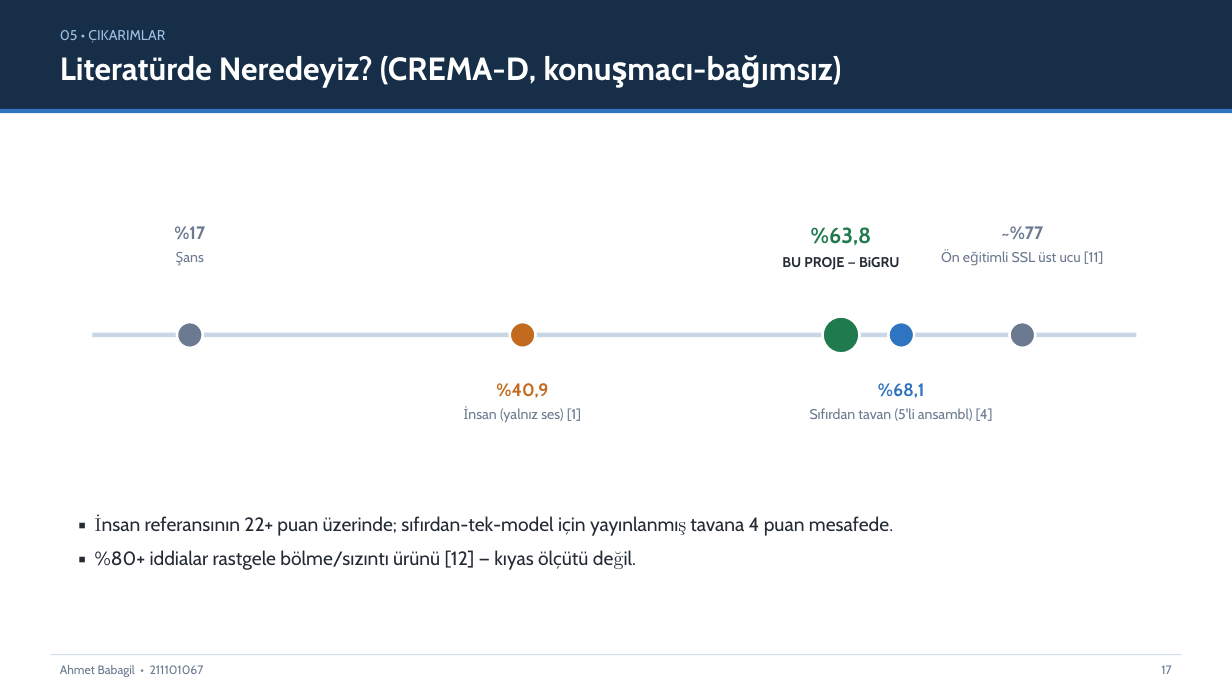
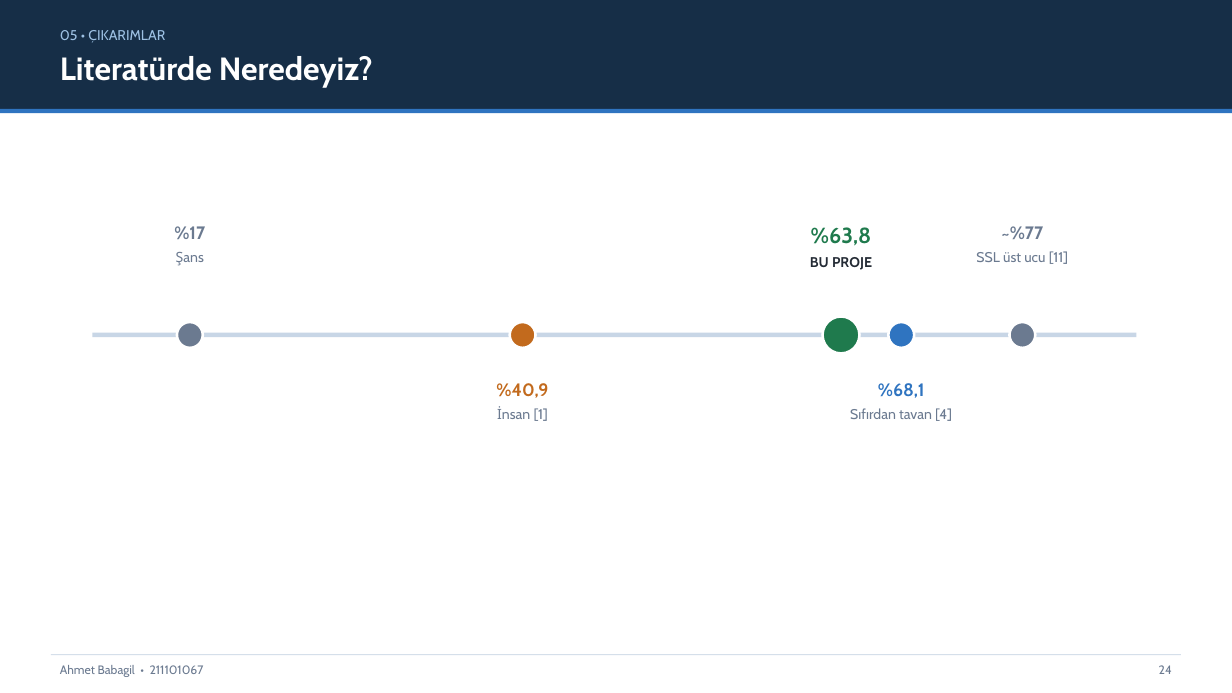
Before and after one commit to AhmetBabagil/speech-emotion-recognition, a slide deck: slide 24 of final/SUNUM_FINAL.pptx (slide 17 before the commit). Drawn at 1232x693 pixels with LibreOffice and Linux fonts; fonts in the diff are those of the drawing. Boxes give left, top, right and bottom in pixels: in the first picture for what was removed or moved away, otherwise in the second. Text is boxed around its words. In the diff, an @@ line names an element or a change of style, - is before the commit and + after.

```diff
--- a/final/SUNUM_FINAL.pptx
+++ b/final/SUNUM_FINAL.pptx
@@ text at [60,56,373,88]: text changed @@
-Literatürde Neredeyiz? (CREMA-D, konuşmacı-bağımsız)
+Literatürde Neredeyiz?
@@ text at [810,257,872,270]: text changed @@
-BU PROJE — BiGRU
+BU PROJE
@@ text at [976,251,1068,264]: text changed @@
-Ön eğitimli SSL üst ucu [11]
+SSL üst ucu [11]
@@ text at [497,406,548,421]: text changed @@
-İnsan (yalnız ses) [1]
+İnsan [1]
@@ text at [850,408,952,421]: text changed @@
-Sıfırdan tavan (5'li ansambl) [4]
+Sıfırdan tavan [4]
@@ text removed at [95,516,893,570] @@
-▪ İnsan referansının 22+ puan üzerinde; sıfırdan-tek-model için yayınlanmış tavana 4 puan mesafede.
-▪ %80+ iddialar rastgele bölme/sızıntı ürünü [12] — kıyas ölçütü değil.
@@ text at [1159,665,1172,674]: text changed @@
-17
+24
```
Also in this commit, not shown: 17 other slides changed, 9 slides added, 2 slides removed, 12 other files.
